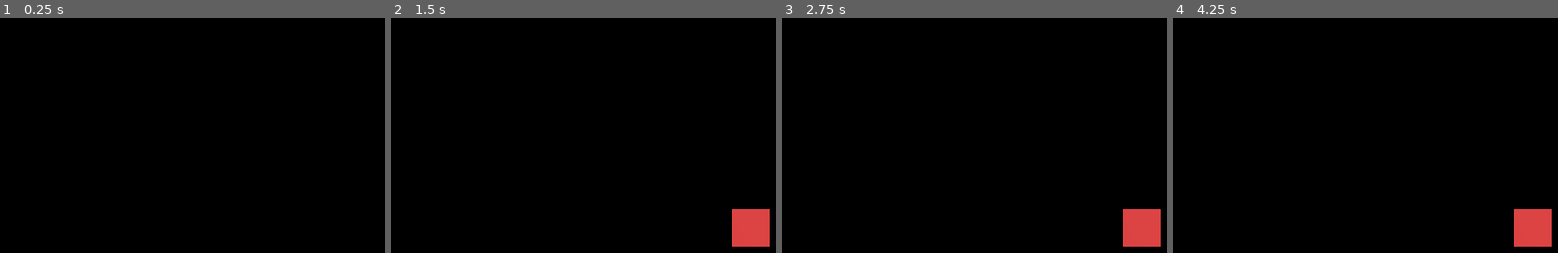
Above: before the commit, frames 1-4 (left to right).
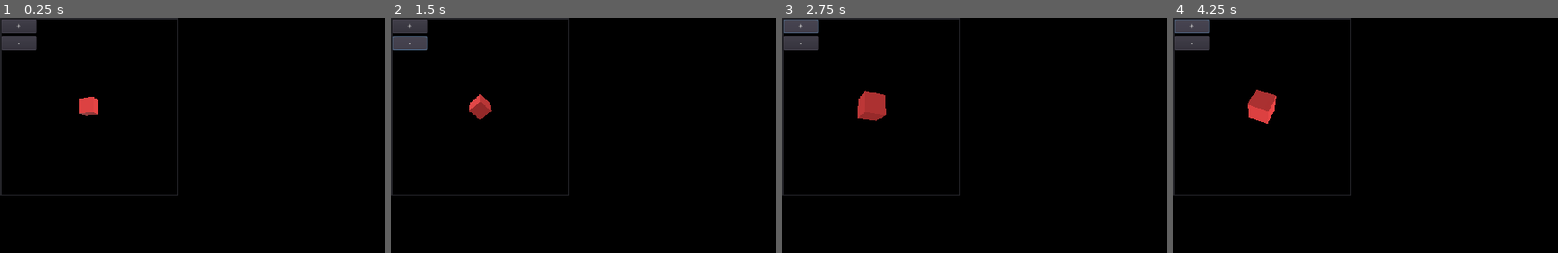
Above: after the commit, the same moments.

Repository: voxelv/blockbeat
Game: Godot game, scene res://main/main.tscn
The game is run twice, just before and just after one commit, with the same random seed, the same clock (stepped at 60 frames per second) and the same inputs.
Inputs (mouse positions are in pixels of both pictures, inside the frame that each line leads up to):
- Up to frame 1 (0.25 s): no input
- Up to frame 2 (1.5 s): click (410, 27) at 0.5 s, where only the run after the commit has a clickable "+"; click (410, 43) at 1.25 s, where only the run after the commit has a clickable "-"
- Up to frame 3 (2.75 s): click (801, 27) at 2 s, where only the run after the commit has a clickable "+"
- Up to frame 4 (4.25 s): click (1192, 43) at 2.75 s, where only the run after the commit has a clickable "-"; click (1192, 27) at 3.5 s, where only the run after the commit has a clickable "+"

The runs differ from the first frame. In frame 1, 2.5% of the frame differs, in the area x 0-47%, y 0-76%; in frame 2, 4.1%; in frame 3, 4.5%, in the area x 0-99%, y 0-98%; in frame 4, 4.5%.

Commit message:
goal viewer!

Diff:
--- /dev/null
+++ b/src/black_environment.tres
@@ -0,0 +1,4 @@
+[gd_resource type="Environment" format=2]
+
+[resource]
+background_mode = 1
--- /dev/null
+++ b/src/main/goal_shape/goal_camera.gd
@@ -0,0 +1,30 @@
+extends Spatial
+
+export (float, 0.0, 2.0) var rotation_speed = PI/2
+
+# zoom settings
+export (float) var max_zoom = 3.0
+export (float) var min_zoom = 0.4
+export (float, 0.05, 1.0) var zoom_speed = 0.5
+
+var zoom = (max_zoom - min_zoom) / 2.0 + min_zoom
+
+var time_acc = 0
+
+func set_zoom(z:float):
+	zoom = z
+	zoom = clamp(zoom, min_zoom, max_zoom)
+
+func _process(delta):
+	rotate_object_local(Vector3.UP, rotation_speed * delta)
+
+	time_acc += delta
+	scale = lerp(scale, Vector3.ONE * zoom, zoom_speed)
+
+	$inner_gimbal.rotation.x = sin(time_acc)
+
+func _on_increase_zoom_button_pressed():
+	set_zoom(zoom - zoom_speed)
+
+func _on_decrease_zoom_button_pressed():
+	set_zoom(zoom + zoom_speed)
--- /dev/null
+++ b/src/main/goal_shape/goal_camera.tscn
@@ -0,0 +1,12 @@
+[gd_scene load_steps=2 format=2]
+
+[ext_resource path="res://main/goal_shape/goal_camera.gd" type="Script" id=1]
+
+[node name="outer_gimbal" type="Spatial"]
+script = ExtResource( 1 )
+
+[node name="inner_gimbal" type="Spatial" parent="."]
+
+[node name="Camera" type="Camera" parent="inner_gimbal"]
+transform = Transform( 1, 0, 0, 0, 1, 0, 0, 0, 1, 0, 0, 5 )
+current = true
--- /dev/null
+++ b/src/main/lighting.tscn
@@ -0,0 +1,11 @@
+[gd_scene format=2]
+
+[node name="Lighting" type="Spatial"]
+
+[node name="DirectionalLight" type="DirectionalLight" parent="."]
+transform = Transform( 0.677826, -0.259441, 0.687926, 0, 0.935671, 0.352875, -0.735222, -0.239188, 0.634222, 0, 3.34736, 0 )
+light_energy = 1.2
+
+[node name="DirectionalLight2" type="DirectionalLight" parent="."]
+transform = Transform( -0.762967, -0.270763, -0.587, 0, 0.908054, -0.418854, 0.646437, -0.319572, -0.692815, 0, 5, 0 )
+light_energy = 0.75
--- a/src/main/main.tscn
+++ b/src/main/main.tscn
@@ -1,28 +1,87 @@
-[gd_scene load_steps=5 format=2]
+[gd_scene load_steps=9 format=2]
 
 [ext_resource path="res://main/main.gd" type="Script" id=1]
-[ext_resource path="res://main/main_camera.tscn" type="PackedScene" id=2]
-[ext_resource path="res://main/player_shape/player_shape.tscn" type="PackedScene" id=3]
+[ext_resource path="res://main/lighting.tscn" type="PackedScene" id=2]
+[ext_resource path="res://main/main_camera.tscn" type="PackedScene" id=3]
+[ext_resource path="res://main/player_shape/player_shape.tscn" type="PackedScene" id=4]
+[ext_resource path="res://black_environment.tres" type="Environment" id=5]
+[ext_resource path="res://main/goal_shape/goal_camera.tscn" type="PackedScene" id=6]
+[ext_resource path="res://main/player_shape/cube.tscn" type="PackedScene" id=7]
 
-[sub_resource type="Environment" id=1]
-background_mode = 1
+[sub_resource type="World" id=1]
 
 [node name="main" type="Node"]
 script = ExtResource( 1 )
 
-[node name="cam" parent="." instance=ExtResource( 2 )]
+[node name="Lighting" parent="." instance=ExtResource( 2 )]
+
+[node name="cam" parent="." instance=ExtResource( 3 )]
 mouse_control = true
 max_zoom = 7.0
 
-[node name="player_shape" parent="." instance=ExtResource( 3 )]
+[node name="player_shape" parent="." instance=ExtResource( 4 )]
 
 [node name="WorldEnvironment" type="WorldEnvironment" parent="."]
-environment = SubResource( 1 )
+environment = ExtResource( 5 )
 
-[node name="DirectionalLight" type="DirectionalLight" parent="."]
-transform = Transform( 0.677826, -0.259441, 0.687926, 0, 0.935671, 0.352875, -0.735222, -0.239188, 0.634222, 0, 3.34736, 0 )
-light_energy = 1.2
+[node name="Control2" type="Control" parent="."]
+margin_right = 254.0
+margin_bottom = 254.0
+rect_min_size = Vector2( 254, 254 )
 
-[node name="DirectionalLight2" type="DirectionalLight" parent="."]
-transform = Transform( -0.762967, -0.270763, -0.586999, 0, 0.908054, -0.418854, 0.646437, -0.319572, -0.692815, 0, 5, 0 )
-light_energy = 0.75
+[node name="Panel" type="Panel" parent="Control2"]
+anchor_right = 1.0
+anchor_bottom = 1.0
+
+[node name="MarginContainer" type="MarginContainer" parent="Control2"]
+anchor_right = 1.0
+anchor_bottom = 1.0
+custom_constants/margin_right = 2
+custom_constants/margin_top = 2
+custom_constants/margin_left = 2
+custom_constants/margin_bottom = 2
+
+[node name="Control" type="Control" parent="Control2/MarginContainer"]
+margin_left = 2.0
+margin_top = 2.0
+margin_right = 252.0
+margin_bottom = 252.0
+
+[node name="ViewportContainer" type="ViewportContainer" parent="Control2/MarginContainer/Control"]
+anchor_right = 1.0
+anchor_bottom = 1.0
+
+[node name="Viewport" type="Viewport" parent="Control2/MarginContainer/Control/ViewportContainer"]
+size = Vector2( 250, 250 )
+own_world = true
+world = SubResource( 1 )
+handle_input_locally = false
+render_target_update_mode = 3
+
+[node name="WorldEnvironment" type="WorldEnvironment" parent="Control2/MarginContainer/Control/ViewportContainer/Viewport"]
+environment = ExtResource( 5 )
+
+[node name="Spatial" type="Spatial" parent="Control2/MarginContainer/Control/ViewportContainer/Viewport"]
+
+[node name="Lighting" parent="Control2/MarginContainer/Control/ViewportContainer/Viewport/Spatial" instance=ExtResource( 2 )]
+
+[node name="goal_camera" parent="Control2/MarginContainer/Control/ViewportContainer/Viewport/Spatial" instance=ExtResource( 6 )]
+
+[node name="MeshInstance" parent="Control2/MarginContainer/Control/ViewportContainer/Viewport/Spatial" instance=ExtResource( 7 )]
+
+[node name="VBoxContainer" type="VBoxContainer" parent="Control2/MarginContainer/Control"]
+margin_right = 50.0
+margin_bottom = 50.0
+
+[node name="increase_zoom_button" type="Button" parent="Control2/MarginContainer/Control/VBoxContainer"]
+margin_right = 50.0
+margin_bottom = 20.0
+text = "+"
+
+[node name="decrease_zoom_button" type="Button" parent="Control2/MarginContainer/Control/VBoxContainer"]
+margin_top = 24.0
+margin_right = 50.0
+margin_bottom = 44.0
+text = "-"
+[connection signal="pressed" from="Control2/MarginContainer/Control/VBoxContainer/increase_zoom_button" to="Control2/MarginContainer/Control/ViewportContainer/Viewport/Spatial/goal_camera" method="_on_increase_zoom_button_pressed"]
+[connection signal="pressed" from="Control2/MarginContainer/Control/VBoxContainer/decrease_zoom_button" to="Control2/MarginContainer/Control/ViewportContainer/Viewport/Spatial/goal_camera" method="_on_decrease_zoom_button_pressed"]
